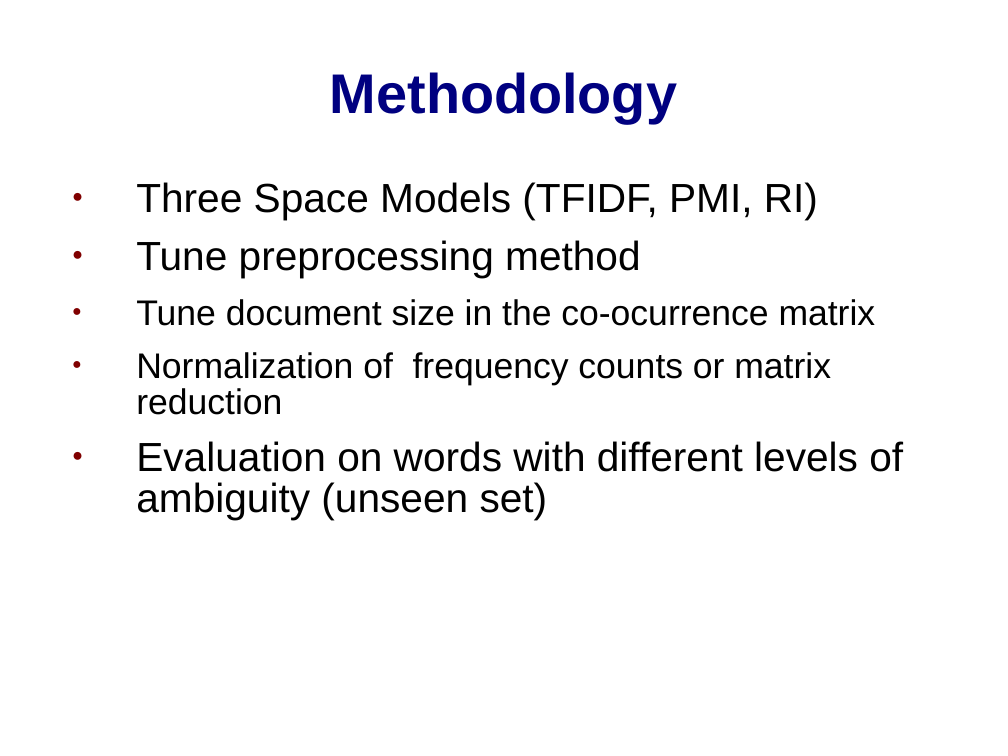
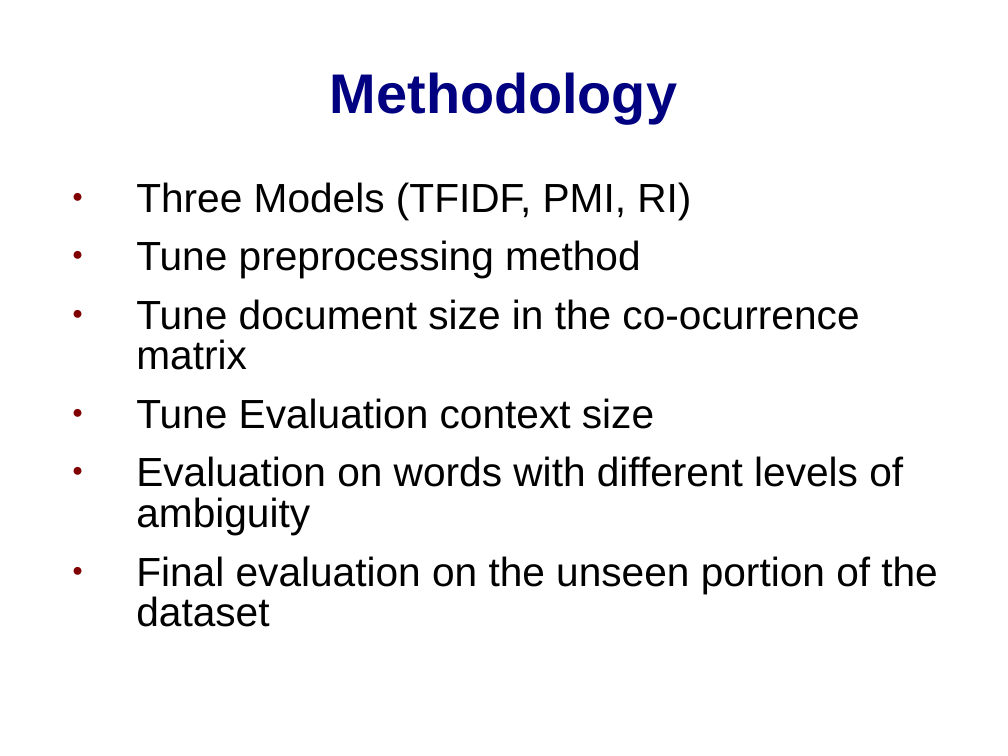
Before and after one commit to prodanovic/WSD-PDT, a slide deck: slide 12 of docs/thesis presentation.ppt. Drawn at 1008x756 pixels with LibreOffice and Linux fonts; fonts in the diff are those of the drawing; background and template pictures are left out. Boxes give left, top, right and bottom in pixels: in the first picture for what was removed or moved away, otherwise in the second. Text is boxed around its words. In the diff, an @@ line names an element or a change of style, - is before the commit and + after.

Commit message:
presentation 2.1

```diff
--- a/docs/thesis presentation.ppt
+++ b/docs/thesis presentation.ppt
@@ text at (136,182,691,219): text changed @@
-● Three Space Models (TFIDF, PMI, RI)
+● Three Models (TFIDF, PMI, RI)
@@ text at (136,299,859,370): size 28 to 32 pt in "Tune document size in the co-ocurrence matrix" @@
@@ text at (136,398,937,627): text changed @@
-● Normalization of frequency counts or matrix reduction
-● Evaluation on words with different levels of ambiguity (unseen set)
+● Tune Evaluation context size
+● Evaluation on words with different levels of ambiguity
+● Final evaluation on the unseen portion of the dataset
```
Also in this commit, not shown: 2 other slides changed.
